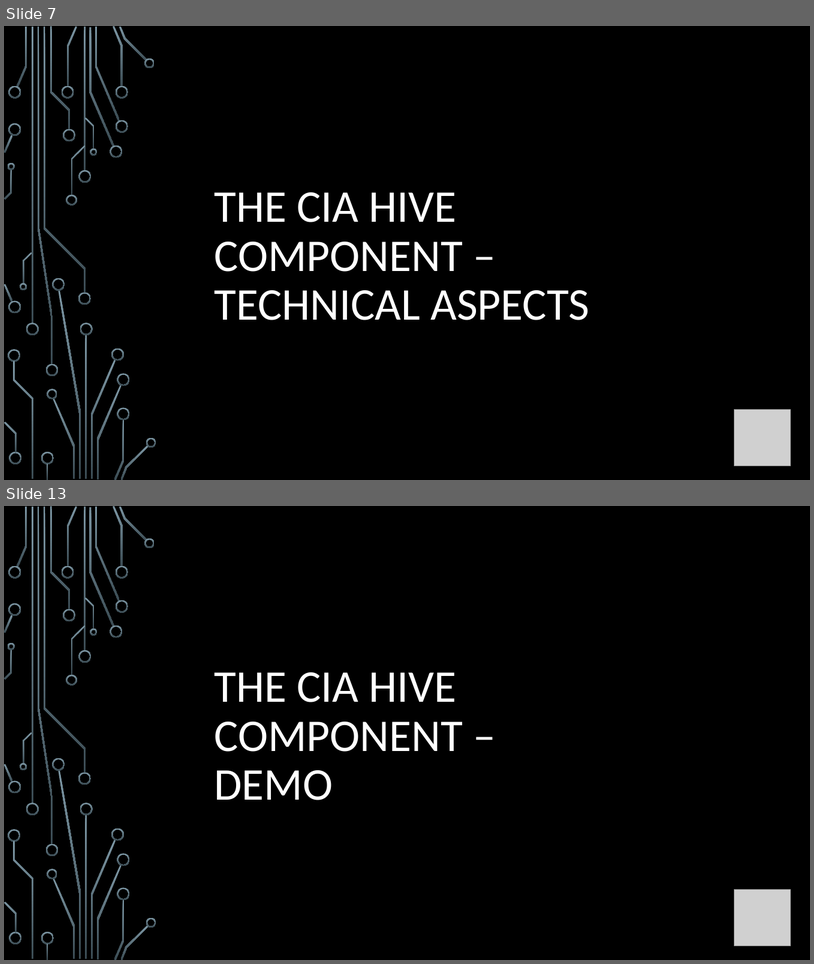
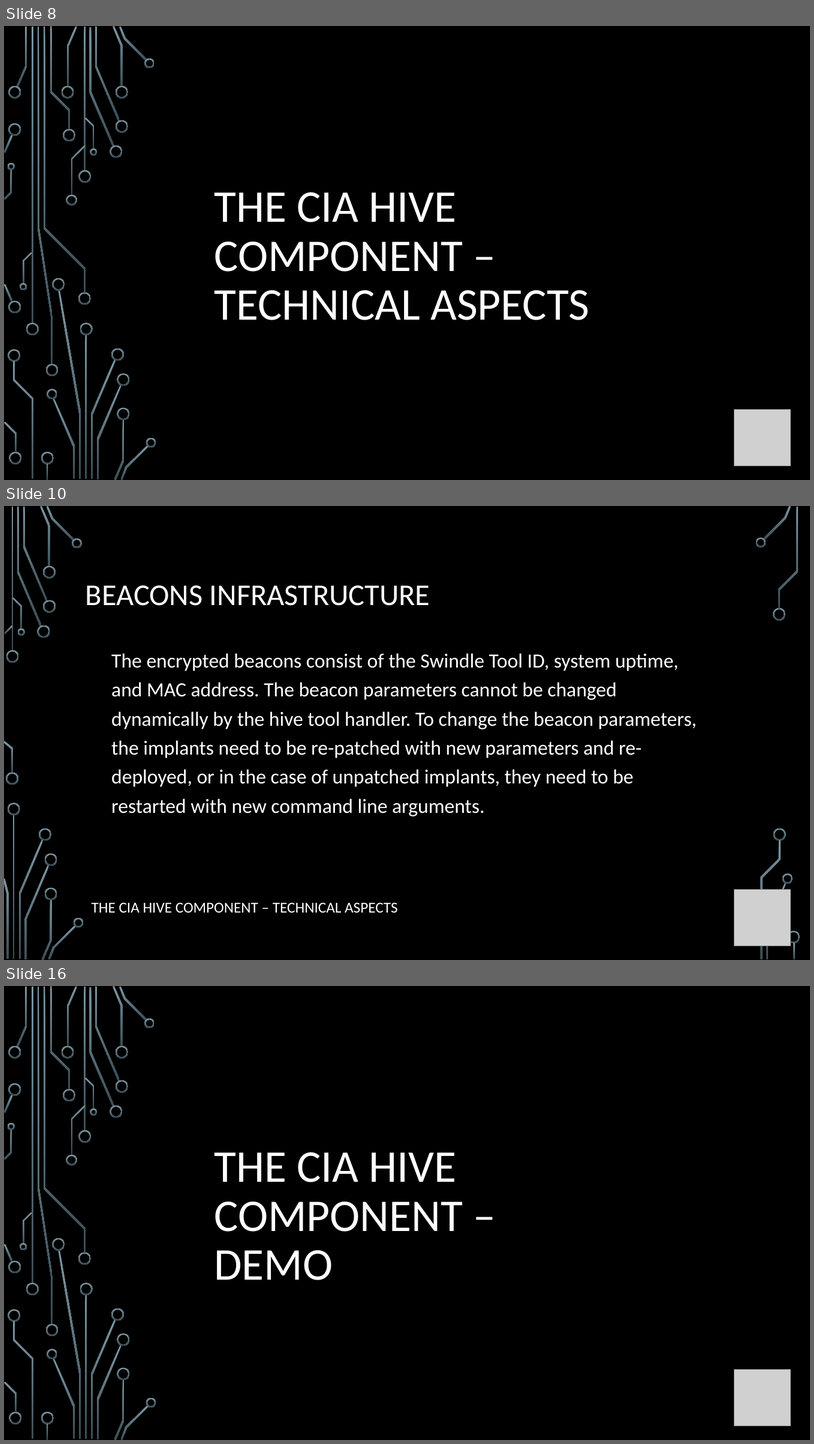
Before and after one commit to giadagabriele/WikiLeaks-Hive, a slide deck: The CIA Hive component.pptx. Shown one above the other, each under a label of ours: slides 7 and 13 before the commit, slides 8, 10 and 16 after it; the slides between them are not shown. The pictures are 814x964 and 814x1444 pixels, drawn with LibreOffice and Linux fonts; fonts in the diff are those of the drawing; grey boxes stand for pictures; background and template pictures are left out. Boxes give left, top, right and bottom in pixels: in the first picture for what was removed or moved away, otherwise in the second. Text is boxed around its words. In the diff, an @@ line names an element or a change of style, - is before the commit and + after.

Commit message:
presentation updated
added tech aspects beacons and blot

```diff
--- a/The CIA Hive component.pptx
+++ b/The CIA Hive component.pptx
@@ slide 10 added at <box>4,506,810,960</box>, background picture (left out) @@
@@ title added at <box>86,585,431,606</box>, 36 pt, text #FFFFFF @@
+BEACONS INFRASTRUCTURE
@@ text added at <box>111,653,697,816</box>, 24 pt, text #FFFFFF @@
+The encrypted beacons consist of the Swindle Tool ID, system uptime, and MAC address. The beacon parameters cannot be changed dynamically by the hive tool handler. To change the beacon parameters, the implants need to be re-patched with new parameters and re-deployed, or in the case of unpatched implants, they need to be restarted with new command line arguments.
@@ picture added at <box>735,889,791,946</box> @@
@@ text added at <box>92,902,398,912</box>, 18 pt, text #FFFFFF @@
+THE CIA HIVE COMPONENT – TECHNICAL ASPECTS
@@ group added at <box>4,506,801,960</box>: 33 freeform shapes, 3 rectangles @@
@@ what was slide 7 is now slide 8 @@
@@ what was slide 13 is now slide 16 @@
```
Also in this commit, not shown: 6 slides changed, 6 other slides added, 4 slides removed.
